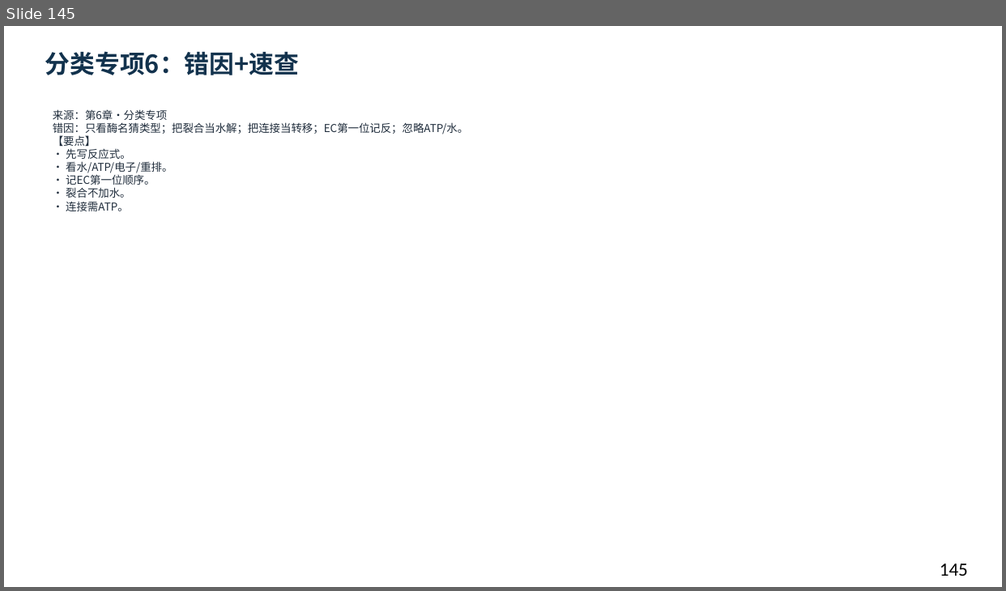
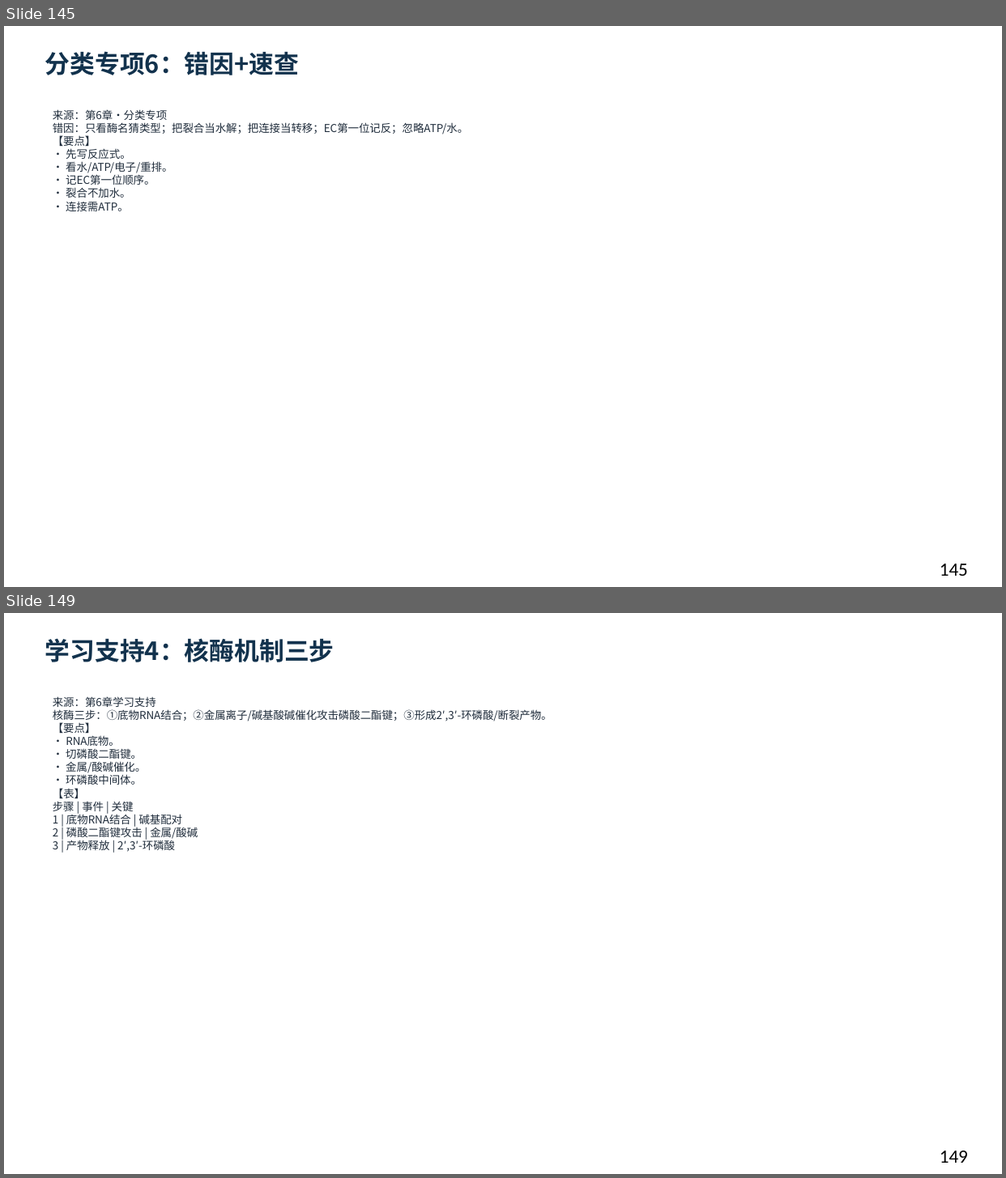
Before and after one commit to newkan-li/Biochemistry, a slide deck: downloads/bc06-ai-style.pptx. Shown one above the other, each under a label of ours: slide 145 before the commit, slides 145 and 149 after it; the slides between them are not shown. The pictures are 1006x591 and 1006x1178 pixels, drawn with LibreOffice and Linux fonts; fonts in the diff are those of the drawing. Boxes give left, top, right and bottom in pixels: in the first picture for what was removed or moved away, otherwise in the second. Text is boxed around its words. In the diff, an @@ line names an element or a change of style, - is before the commit and + after.

```diff
--- a/downloads/bc06-ai-style.pptx
+++ b/downloads/bc06-ai-style.pptx
@@ slide 149 added at bbox=[4, 613, 1002, 1174], background #FFFFFF @@
@@ text added at bbox=[45, 638, 334, 662], 24 pt, text #12324D, bold @@
+学习支持4：核酶机制三步
@@ text added at bbox=[53, 696, 552, 852], 10.5 pt, text #202D3C @@
+来源：第6章学习支持
+核酶三步：①底物RNA结合；②金属离子/碱基酸碱催化攻击磷酸二酯键；③形成2′,3′-环磷酸/断裂产物。
+【要点】
+• RNA底物。
+• 切磷酸二酯键。
+• 金属/酸碱催化。
+• 环磷酸中间体。
+【表】
+步骤 | 事件 | 关键
+1 | 底物RNA结合 | 碱基配对
+2 | 磷酸二酯键攻击 | 金属/酸碱
+3 | 产物释放 | 2′,3′-环磷酸
@@ text added at bbox=[940, 1151, 968, 1163], 18 pt, text #000000 @@
+149
```
Also in this commit, not shown: 12 slides changed, 5 other slides added, 6 other files.
